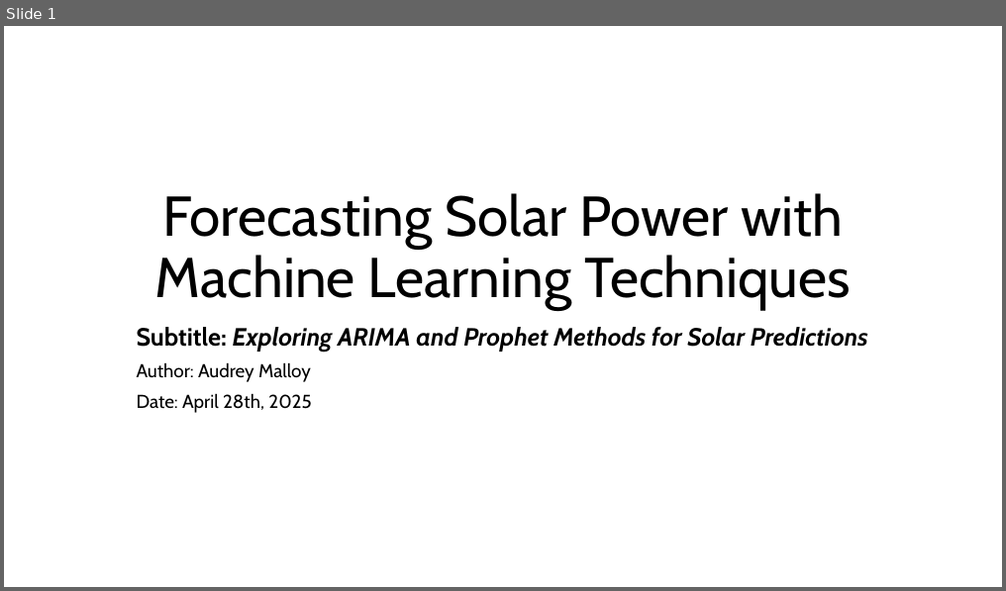
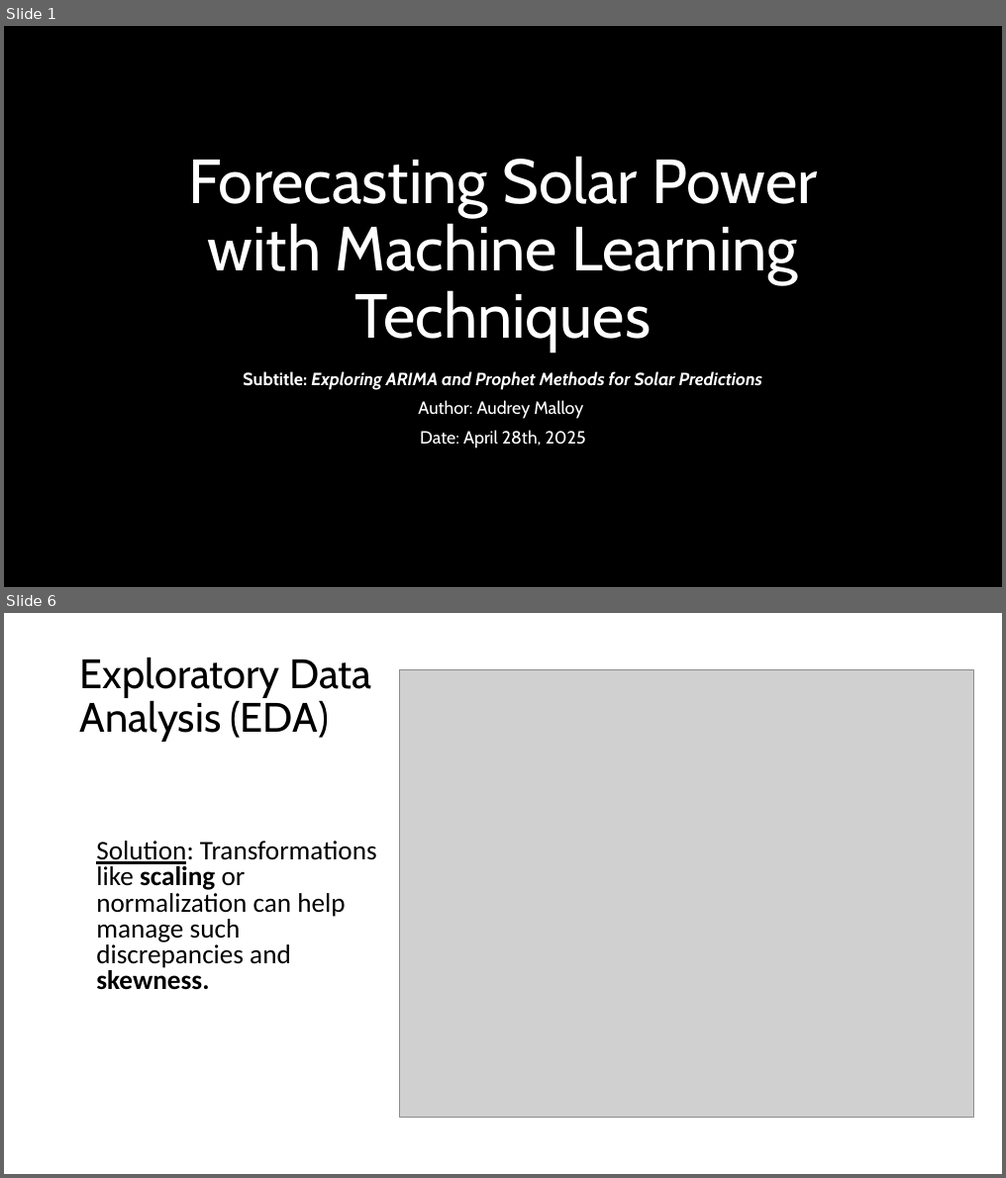
Before and after one commit to audreymalloy/Springboard_DataScience, a slide deck: Capstone-3-Solar/Documentation/Capstone_3_Final_Presentation_Malloy.pptx. Shown one above the other, each under a label of ours: slide 1 before the commit, slides 1 and 6 after it; the slides between them are not shown. The pictures are 1006x591 and 1006x1178 pixels, drawn with LibreOffice and Linux fonts; fonts in the diff are those of the drawing; grey boxes stand for pictures; background and template pictures are left out. Boxes give left, top, right and bottom in pixels: in the first picture for what was removed or moved away, otherwise in the second. Text is boxed around its words. In the diff, an @@ line names an element or a change of style, - is before the commit and + after.

```diff
--- a/Capstone-3-Solar/Documentation/Capstone_3_Final_Presentation_Malloy.pptx
+++ b/Capstone-3-Solar/Documentation/Capstone_3_Final_Presentation_Malloy.pptx
@@ slide 6 added at bbox=[4, 613, 1002, 1174], background #FFFFFF @@
@@ title added at bbox=[80, 657, 371, 742], 39.6 pt, text #000000 @@
+Exploratory Data Analysis (EDA)
@@ picture added at bbox=[400, 669, 974, 1118] @@
@@ text added at bbox=[96, 841, 377, 990], 25.9 pt, text #000000 @@
+Solution: Transformations like scaling or normalization can help manage such discrepancies and skewness.
@@ slide 1 changed as well @@
@@ background #FFFFFF to picture (left out) @@
@@ title "Forecasting Solar Power with Machine ..." at bbox=[188, 156, 817, 352]: size 54 to 60 pt, text colour #000000 to #FFFFFF @@
@@ subtitle "Subtitle: Exploring ARIMA and Prophet ...": place and size @@
-subtitle "Subtitle: Exploring ARIMA and Prophet ..." at bbox=[137, 327, 868, 413]
+subtitle "Subtitle: Exploring ARIMA and Prophet ..." at bbox=[243, 372, 762, 449]
@@ subtitle "Subtitle: Exploring ARIMA and Prophet ..." at bbox=[243, 372, 762, 449]: size 24 to 17 pt in "Subtitle: Exploring ARIMA and Prophet Methods for ..."; text colour #000000 to #FFFFFF; size 18 to 17 pt in "Author: Audrey Malloy", "Date: April 28th, 2025"; alignment left to centre @@
```
Also in this commit, not shown: 18 other slides added, 8 slides removed, 2 other files.
